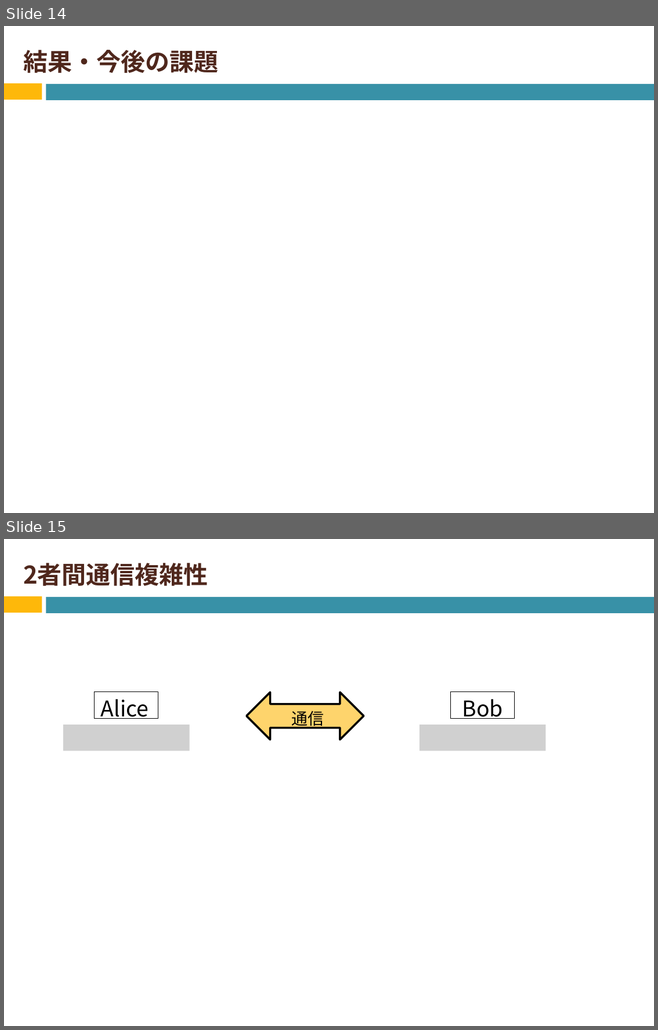
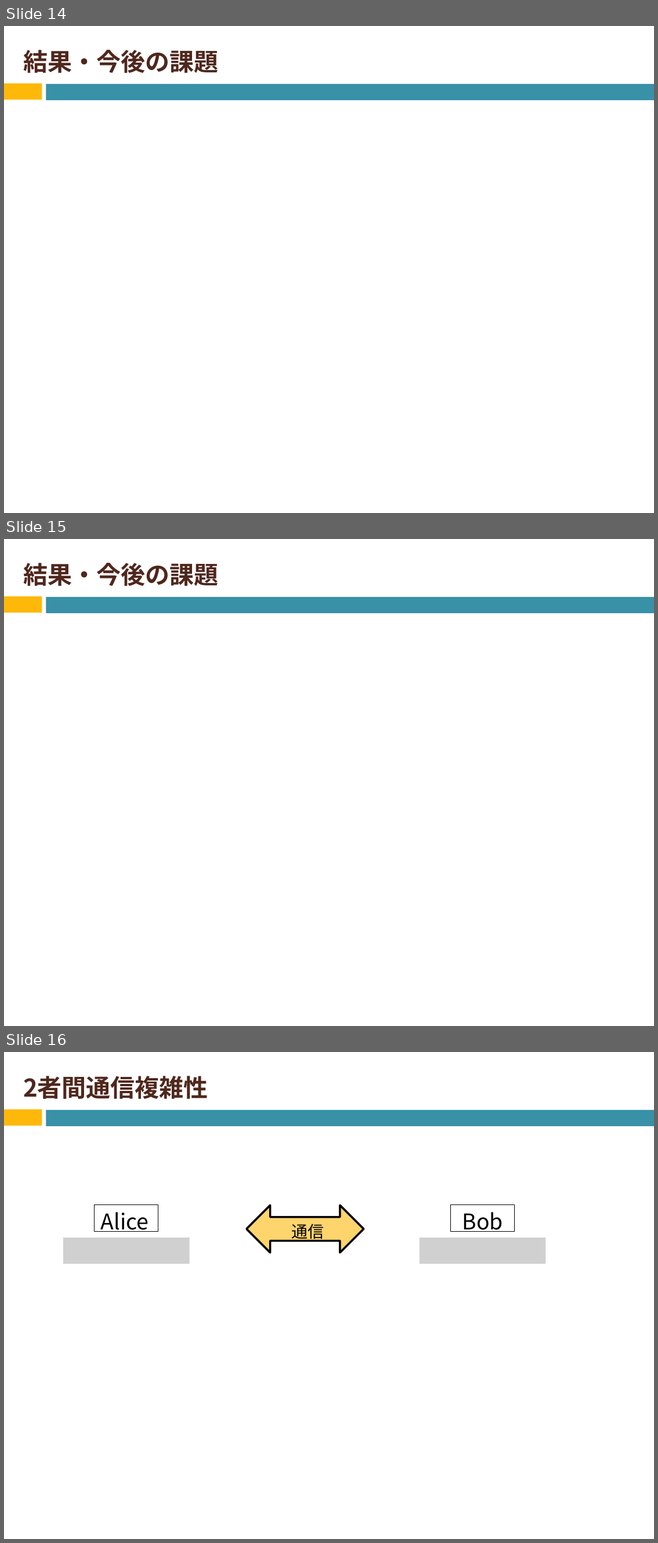
Before and after one commit to Izulabo-nitech/Distributed_Complexity_of_k-Maximal_Independent_Set_Verification, a slide deck: chukan/chukan2020_sato.pptx. Shown one above the other, each under a label of ours: slides 14 and 15 before the commit, slides 14, 15 and 16 after it. The pictures are 658x1030 and 658x1543 pixels, drawn with LibreOffice and Linux fonts; fonts in the diff are those of the drawing; grey boxes stand for pictures. Boxes give left, top, right and bottom in pixels: in the first picture for what was removed or moved away, otherwise in the second. Text is boxed around its words. In the diff, an @@ line names an element or a change of style, - is before the commit and + after.

```diff
--- a/chukan/chukan2020_sato.pptx
+++ b/chukan/chukan2020_sato.pptx
@@ slide 15 added at (4, 539, 654, 1026), background #FFFFFF; not listed: 2 template elements that a slide beside it also shows @@
@@ title added at (23, 563, 218, 586), 27 pt, text #4F271C, bold @@
+結果・今後の課題
@@ what was slide 15 is now slide 16 @@
```
Also in this commit, not shown: 9 slides changed, 11 other slides added, 4 slides removed.
